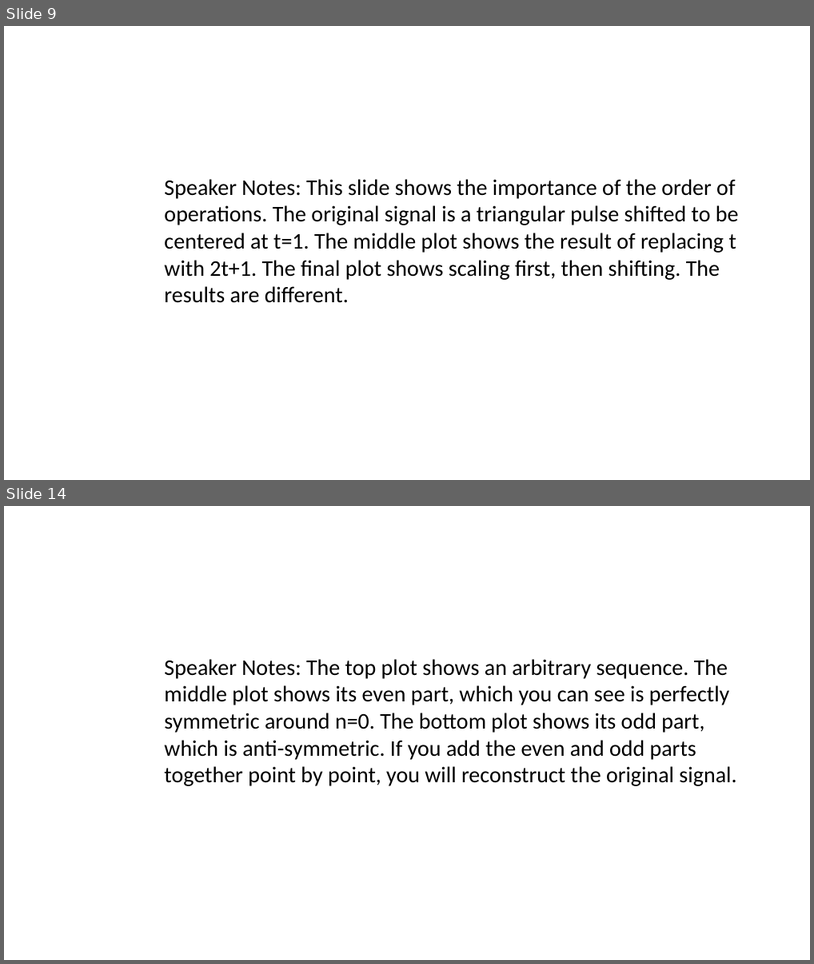
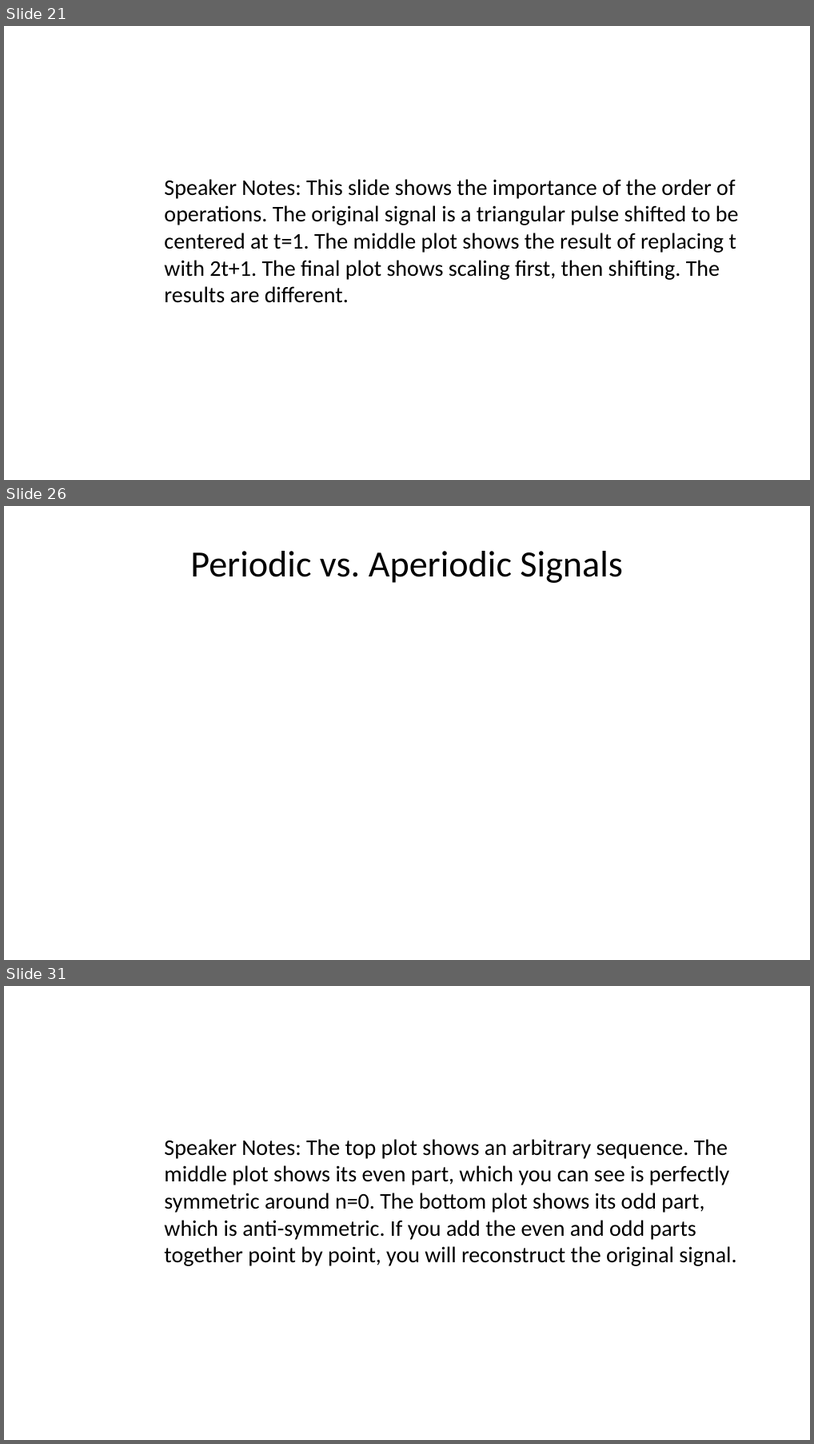
Before and after one commit to spakcjl/IntroductionToMedicalPhysics, a slide deck: presentation.pptx. Shown one above the other, each under a label of ours: slides 9 and 14 before the commit, slides 21, 26 and 31 after it; the slides between them are not shown. The pictures are 814x964 and 814x1444 pixels, drawn with LibreOffice and Linux fonts; fonts in the diff are those of the drawing. Boxes give left, top, right and bottom in pixels: in the first picture for what was removed or moved away, otherwise in the second. Text is boxed around its words. In the diff, an @@ line names an element or a change of style, - is before the commit and + after.

```diff
--- a/presentation.pptx
+++ b/presentation.pptx
@@ slide 26 added at [4,506,810,960], background #FFFFFF @@
@@ title added at [190,551,622,583], 33 pt, text #000000 @@
+Periodic vs. Aperiodic Signals
@@ what was slide 9 is now slide 21 @@
@@ what was slide 14 is now slide 31 @@
```
Also in this commit, not shown: 9 slides changed, 60 other slides added, 16 slides removed, 1 other file.
